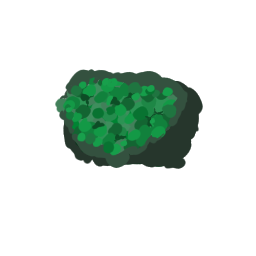
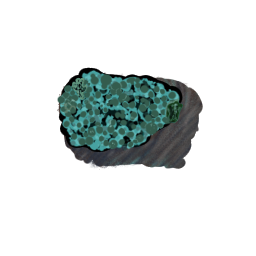
Revision of a layered w=256, h=256 image; what changed, layer by layer:
removed layer "front based green" over (64, 67, 192, 170)
removed layer "light layers bumps" over (64, 67, 192, 170)
removed layer "lighter grey part" over (55, 67, 192, 170)
removed layer "big mass" over (55, 67, 192, 170)
added layer "Highlights" above "Inclusions" over (55, 67, 192, 170)
added layer "Inclusions" above "Darker" over (55, 67, 192, 170)
added layer "Darker" above "Lighter" over (55, 67, 192, 170)
added layer "Lighter" above "Gradient" over (55, 67, 192, 170)
added layer "Gradient" (32%) above "Back" over (64, 67, 192, 170)
added layer "Back" above "Paint Layer 1" over (55, 67, 192, 170)
added layer "Paint Layer 1" (50%) above "backside rocc" over (55, 67, 203, 170)
painted on "backside rocc" over (55, 67, 203, 170)
